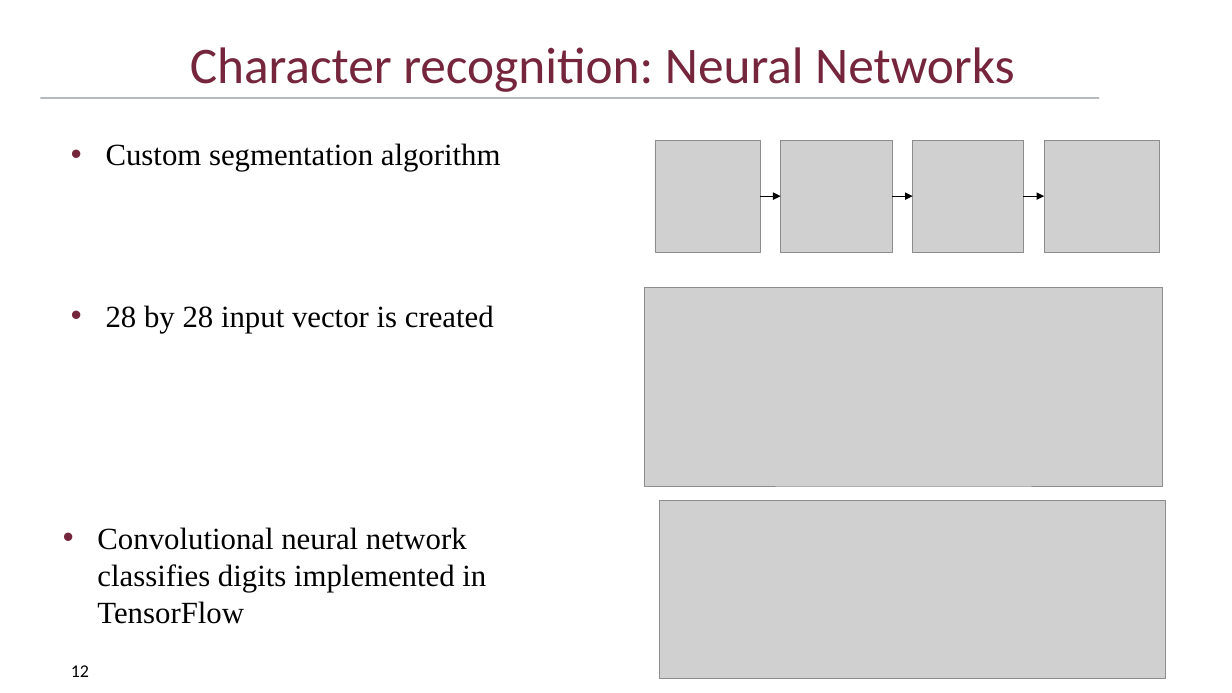
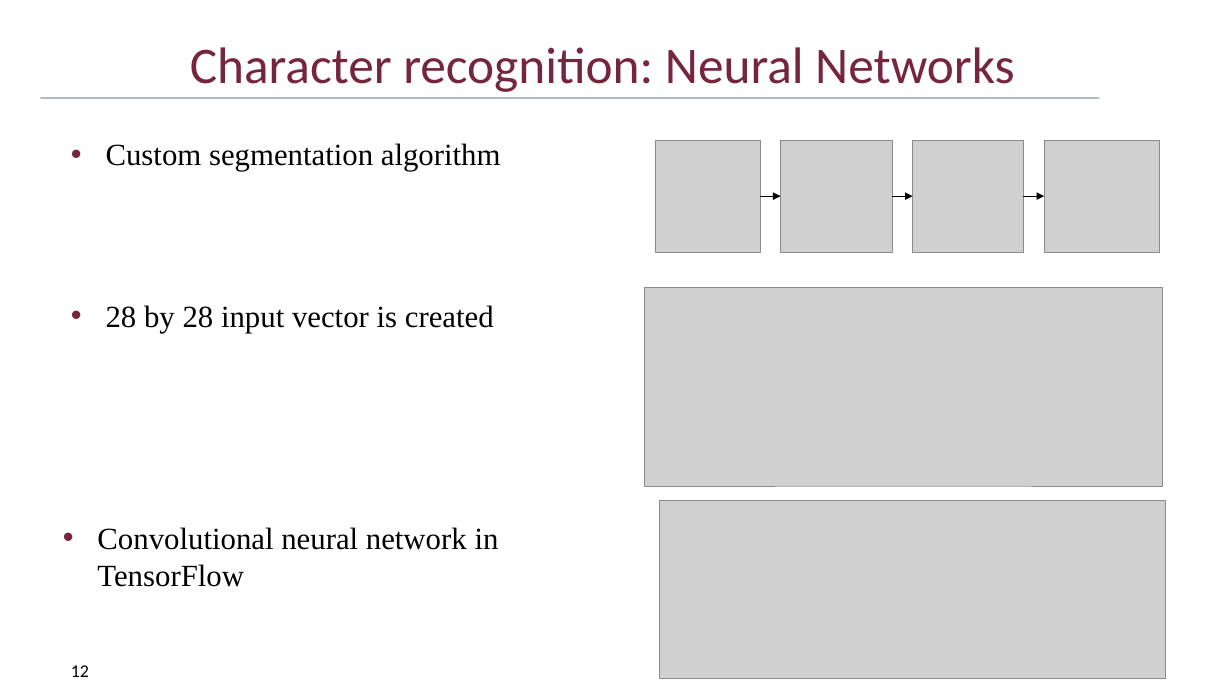
Before and after one commit to DriesSmit/SkripsieReport, a slide deck: slide 12 of OralExamination/SkripsieOral_APSmit.pptx. Drawn at 1232x693 pixels with LibreOffice and Linux fonts; fonts in the diff are those of the drawing; grey boxes stand for pictures; background and template pictures are left out. Boxes give left, top, right and bottom in pixels: in the first picture for what was removed or moved away, otherwise in the second. Text is boxed around its words. In the diff, an @@ line names an element or a change of style, - is before the commit and + after.

Commit message:
Updated version of software

```diff
--- a/OralExamination/SkripsieOral_APSmit.pptx
+++ b/OralExamination/SkripsieOral_APSmit.pptx
@@ text at box(97, 527, 499, 587): text changed @@
-• Convolutional neural network classifies digits implemented in TensorFlow
+• Convolutional neural network in TensorFlow
```
